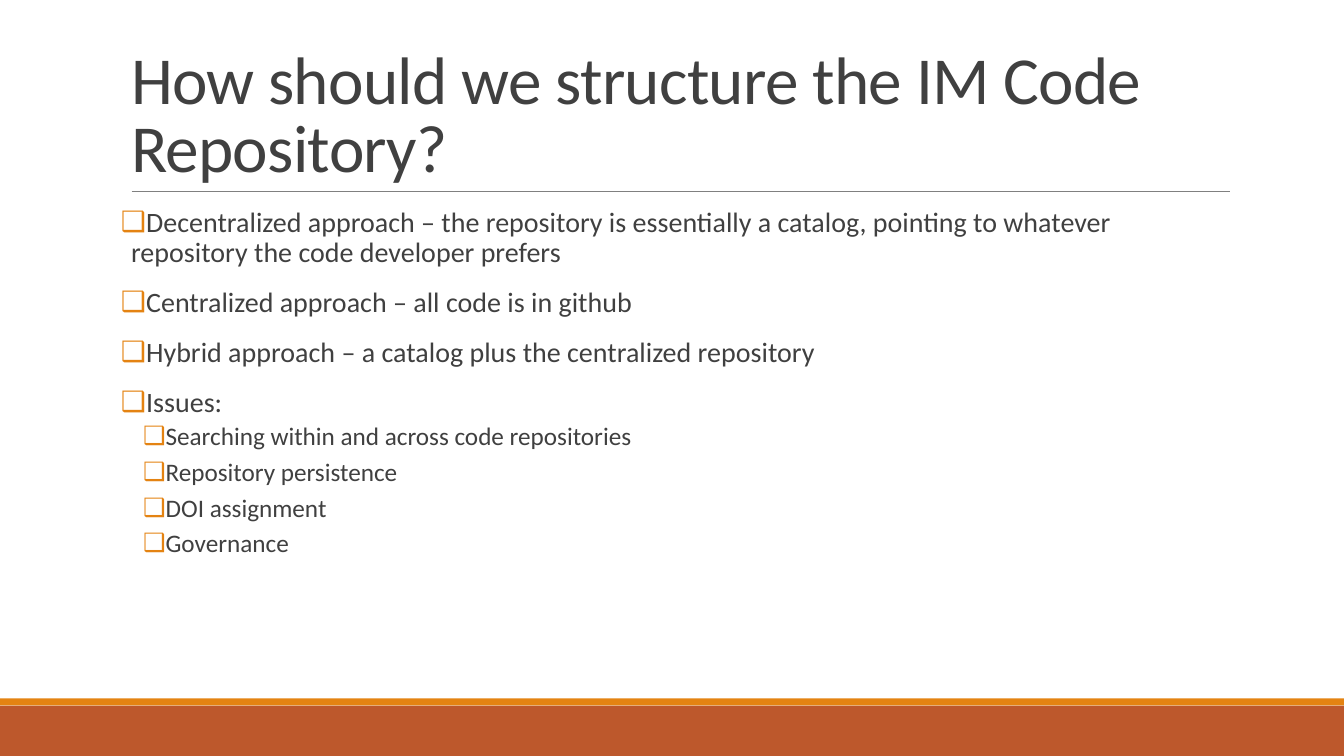
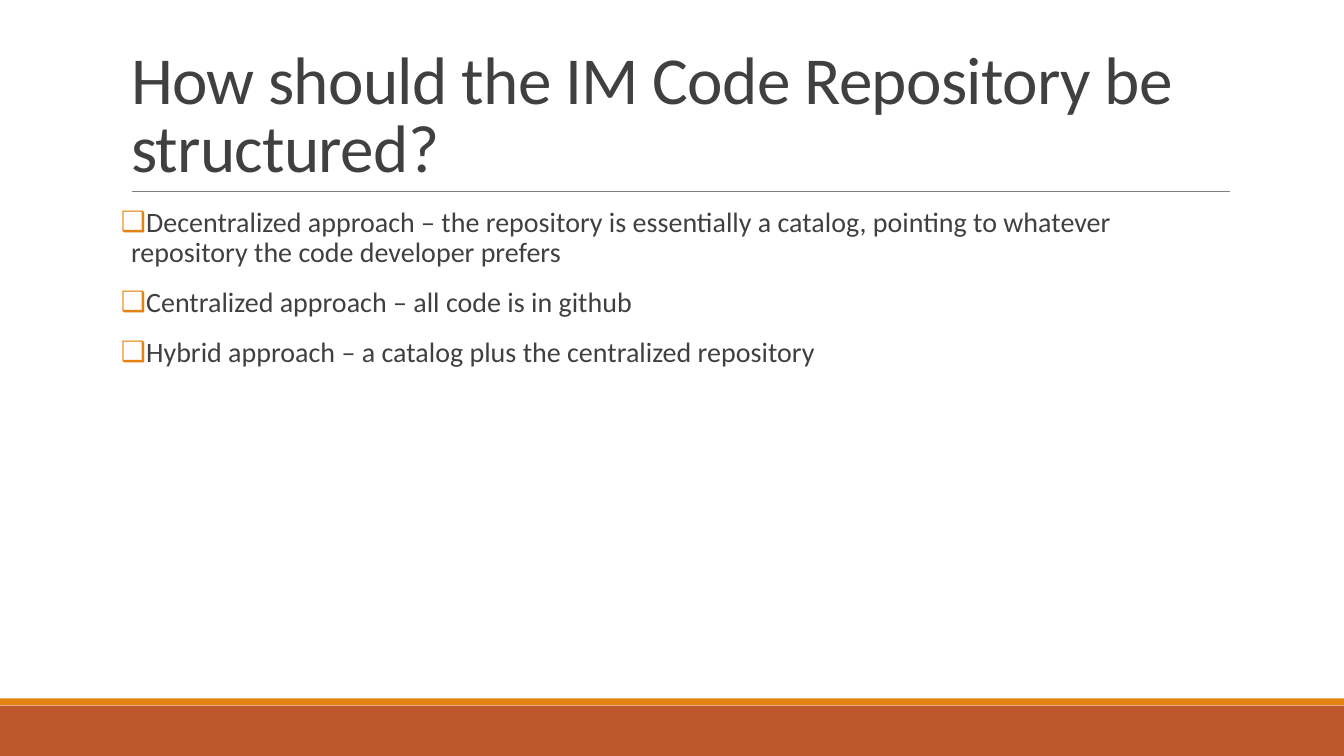
Before and after one commit to vanderbi/codeLibrary, a slide deck: slide 5 of Building an Information Management Code Library.pptx. Drawn at 1344x756 pixels with LibreOffice and Linux fonts; fonts in the diff are those of the drawing; background and template pictures are left out. Boxes give left, top, right and bottom in pixels: in the first picture for what was removed or moved away, otherwise in the second. Text is boxed around its words. In the diff, an @@ line names an element or a change of style, - is before the commit and + after.

```diff
--- a/Building an Information Management Code Library.pptx
+++ b/Building an Information Management Code Library.pptx
@@ title at bbox=[131, 57, 1172, 173]: text changed @@
-How should we structure the IM Code Repository?
+How should the IM Code Repository be structured?
@@ text at bbox=[146, 394, 631, 552]: paragraphs removed @@
-❑ Issues:
-  ❑ Searching within and across code repositories
-  ❑ Repository persistence
-  ❑ DOI assignment
-  ❑ Governance
```
Also in this commit, not shown: 4 other slides changed, 2 slides added, 1 slide removed.
